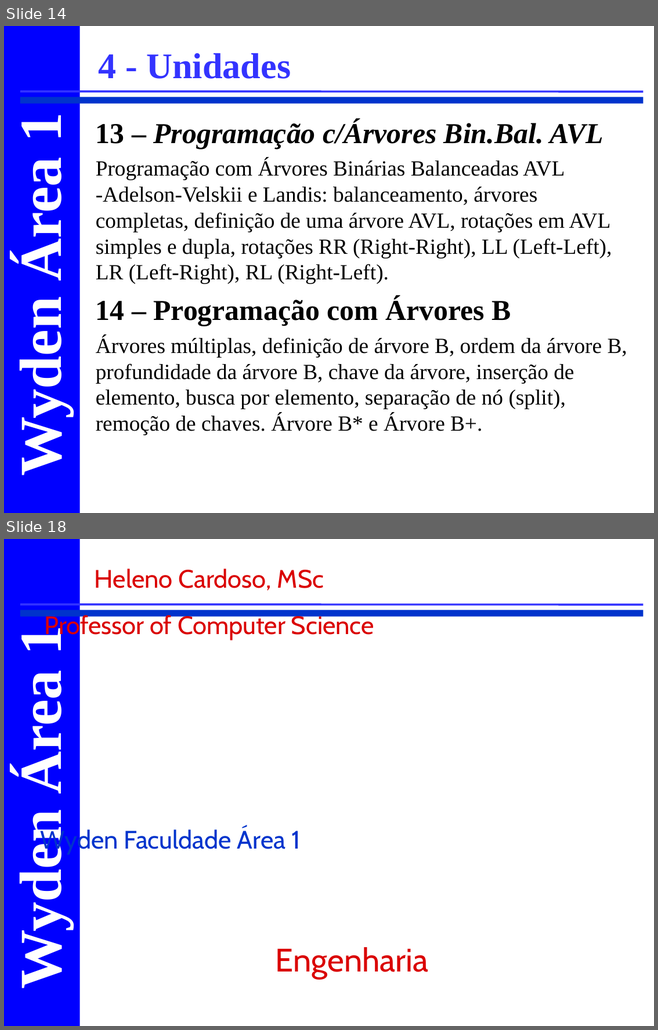
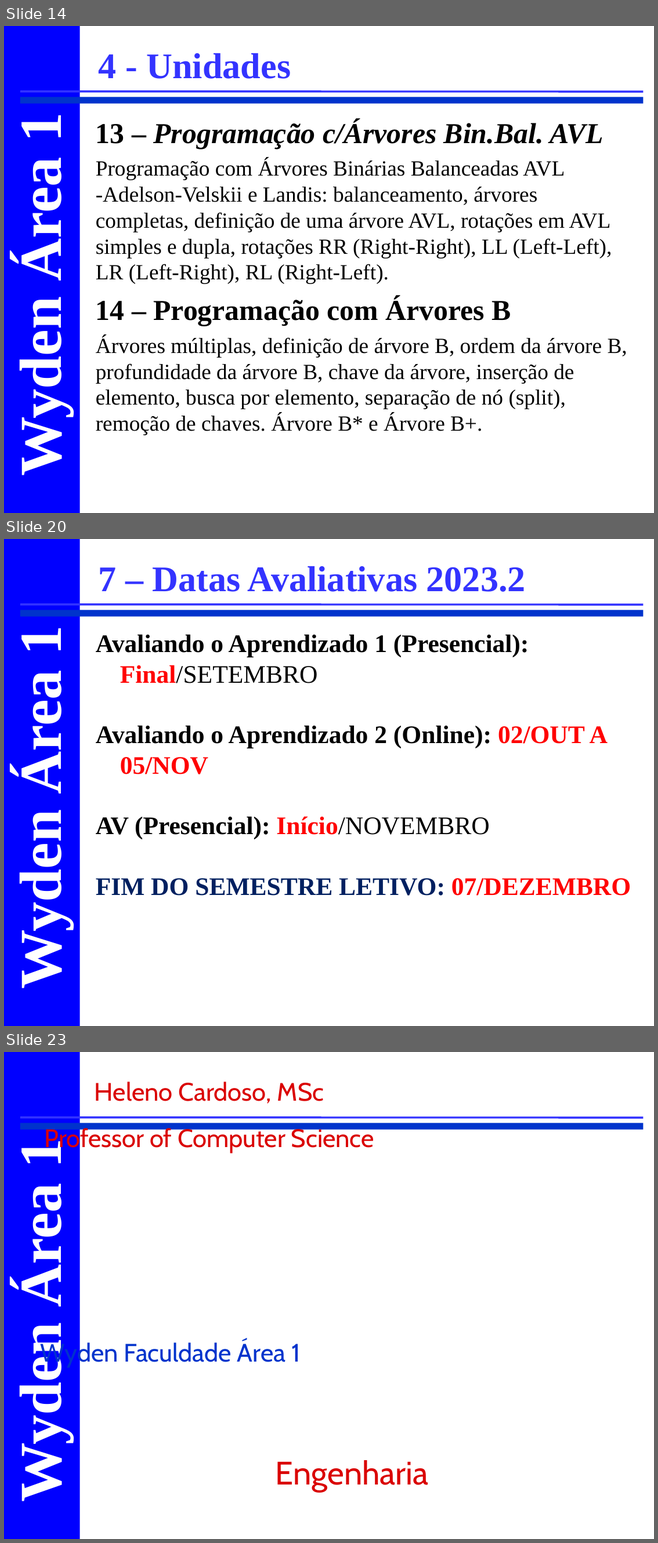
Before and after one commit to CloudEducationBrazil/WydenEstruturaDados, a slide deck: 00 Lesson Plan/Apresentação e Ementa Estrutura de Dados.ppt. Shown one above the other, each under a label of ours: slides 14 and 18 before the commit, slides 14, 20 and 23 after it; the slides between them are not shown. The pictures are 658x1030 and 658x1543 pixels, drawn with LibreOffice and Linux fonts; fonts in the diff are those of the drawing; background and template pictures are left out. Boxes give left, top, right and bottom in pixels: in the first picture for what was removed or moved away, otherwise in the second. Text is boxed around its words. In the diff, an @@ line names an element or a change of style, - is before the commit and + after.

```diff
--- a/00 Lesson Plan/Apresentação e Ementa Estrutura de Dados.ppt
+++ b/00 Lesson Plan/Apresentação e Ementa Estrutura de Dados.ppt
@@ slide 20 added at (4, 539, 654, 1026), background #FFFFFF; not listed: 4 template elements that a slide beside it also shows @@
@@ text added at (99, 566, 525, 592), 40 pt, text #3333FF, bold @@
+7 – Datas Avaliativas 2023.2
@@ text added at (96, 634, 630, 896), 28 pt, text #000000, bold @@
+Avaliando o Aprendizado 1 (Presencial): Final/SETEMBRO
+Avaliando o Aprendizado 2 (Online): 02/OUT A 05/NOV
+AV (Presencial): Início/NOVEMBRO
+FIM DO SEMESTRE LETIVO: 07/DEZEMBRO
@@ what was slide 18 is now slide 23 @@
```
Also in this commit, not shown: 4 slides changed, 5 other slides added, 1 slide removed.
